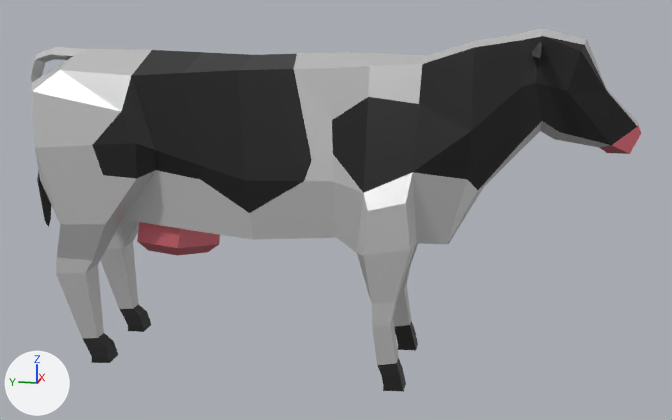
Two versions of the glTF model models/terrain/Cow.glb, one commit apart.
One viewpoint serves both versions: a 50 mm lens placed at (-13.4, -3.78, 5.71), pointed at (0.02, -1.1, 2.36). Arrows for +X, +Y and +Z are at lower left; the lights stay in place. The older version comes first. Where no turn or scale is listed for an object, it has been applied to the vertices. Vertices at exactly the same position are counted once.

Objects in the first picture: 'Cow'.
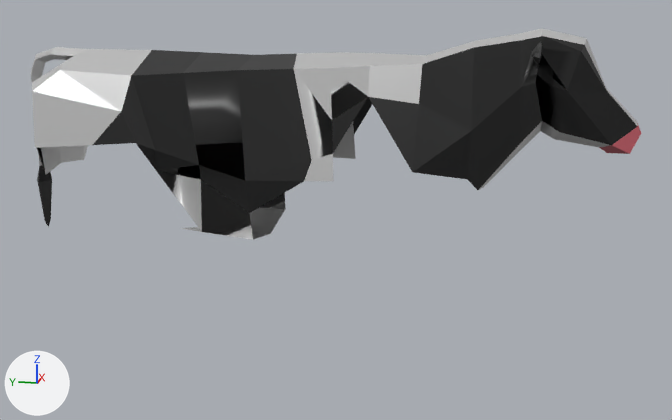
Boxes [x1, y1, x2, y2] around the edits, measured in the pictures (672 x 420 px; the box of a moved part takes in the faces that stretch with it):
```json
{"object": "Cow", "change": "reshaped", "before": [31, 28, 641, 392], "after": [31, 28, 641, 240], "on screen": "42% shorter"}
{"part": 1, "of": "me_cow", "change": "cut back", "before": [31, 55, 483, 392], "after": [31, 55, 368, 239]}
{"part": 2, "of": "me_cow", "change": "moved or reshaped", "before": [532, 36, 641, 154], "after": [532, 36, 641, 154]}
```

Edits to the scene script, one JSON object a line:
```json
{"block": "me_cow", "where": "# used by ob_cow; location = (0.0, 0.0, 0.0)"}
{"op": "remove", "block": "me_cow", "code": "me_cow.from_pydata(...)  # 400 vertices, 796 faces; spans x -1.12..1.12, y -5.4..3.78, z -0.07..5.08"}
{"op": "add", "block": "me_cow", "code": "me_cow.from_pydata(...)  # 249 vertices, 460 faces; spans x -1.12..1.12, y -5.4..3.78, z 1.85..5.08"}
{"block": "me_cow", "change": "me_cow part 1"}
{"block": "me_cow", "change": "151 vertices are removed from x -1.1..1.1, y -2.81..3.18, z -0.07..2.98"}
{"block": "me_cow", "change": "387 faces are deleted"}
{"block": "me_cow", "change": "30 new faces join them, mat_white"}
{"block": "me_cow", "change": "21 new faces join them, mat_black"}
{"block": "me_cow", "change": "me_cow part 2"}
{"block": "me_cow", "change": "46 faces are deleted"}
{"block": "me_cow", "change": "8 new faces join them, mat_white"}
{"block": "me_cow", "change": "32 new faces join them, mat_black"}
{"block": "me_cow", "change": "6 new faces join them, mat_pink"}
```
